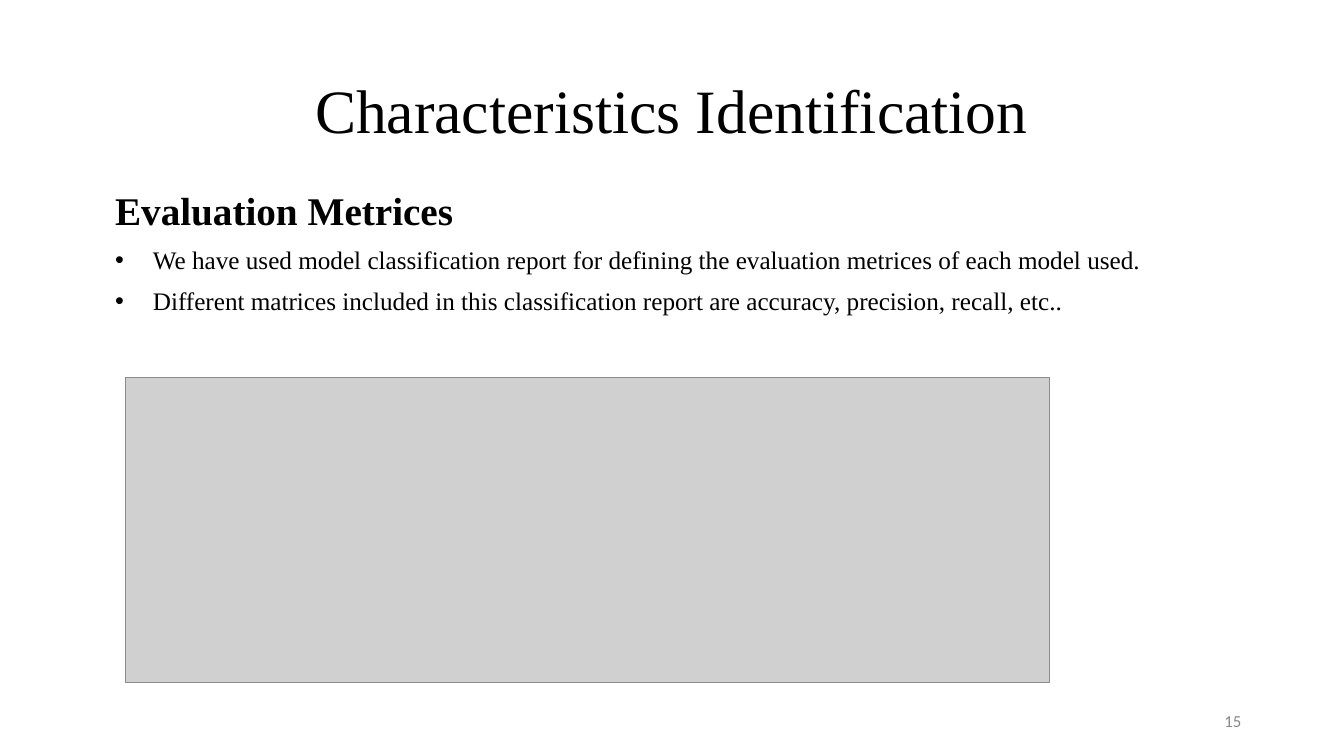
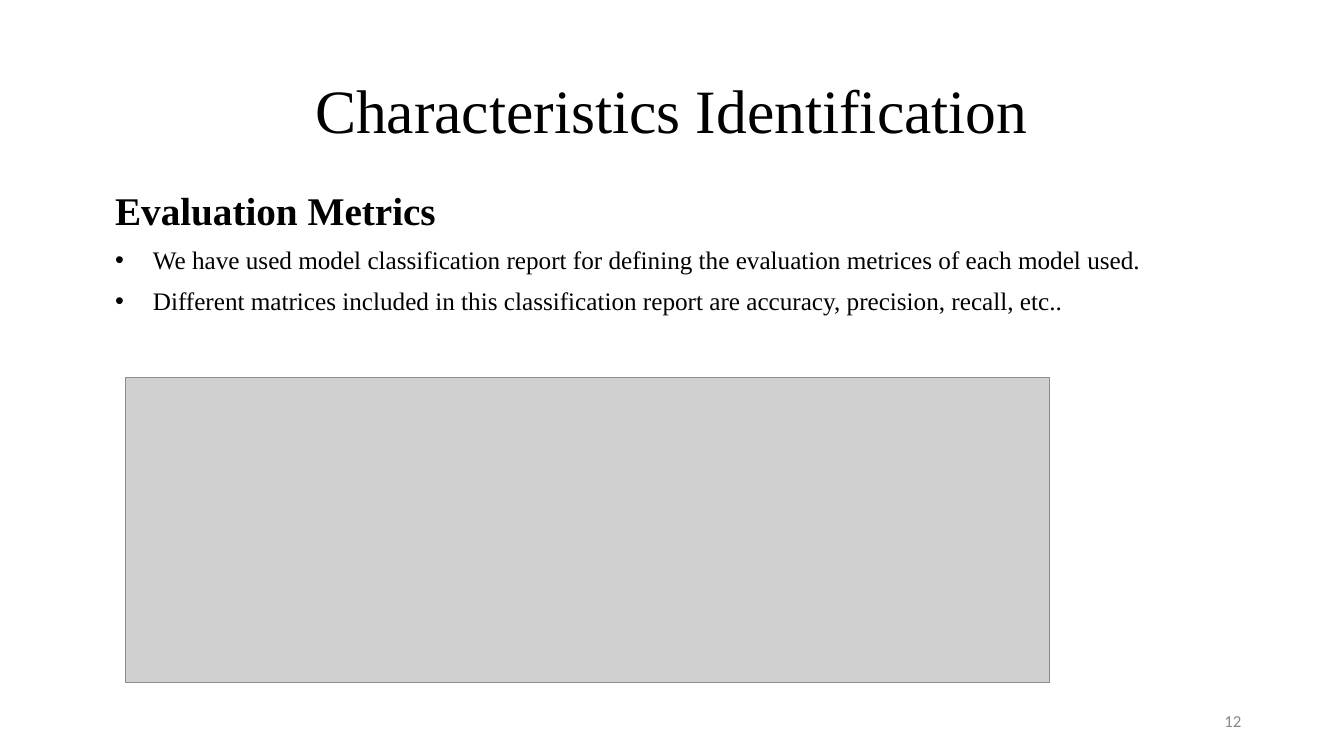
Before and after one commit to Brainskull24/Heal.ai, a slide deck: slide 12 of MP/PPT.pptx (slide 15 before the commit). Drawn at 1344x756 pixels with LibreOffice and Linux fonts; fonts in the diff are those of the drawing; grey boxes stand for pictures; background and template pictures are left out. Boxes give left, top, right and bottom in pixels: in the first picture for what was removed or moved away, otherwise in the second. Text is boxed around its words. In the diff, an @@ line names an element or a change of style, - is before the commit and + after.

```diff
--- a/MP/PPT.pptx
+++ b/MP/PPT.pptx
@@ text at <box>115,197,436,226</box>: text changed @@
-Evaluation Metrices
+Evaluation Metrics
@@ page number at <box>1224,716,1241,727</box>: text changed @@
-15
+12
```
Also in this commit, not shown: 4 other slides changed, 3 slides added, 5 slides removed, 3 other files.
